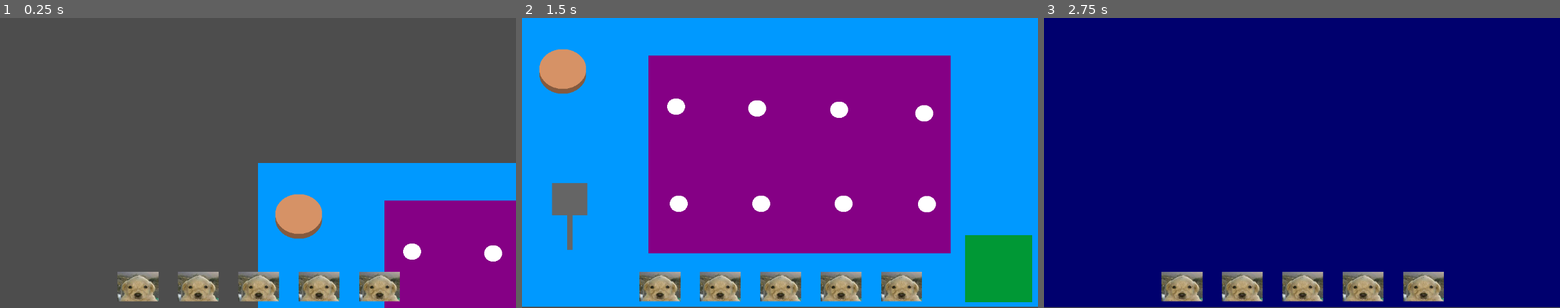
Above: before the commit, frames 1-3 (left to right).
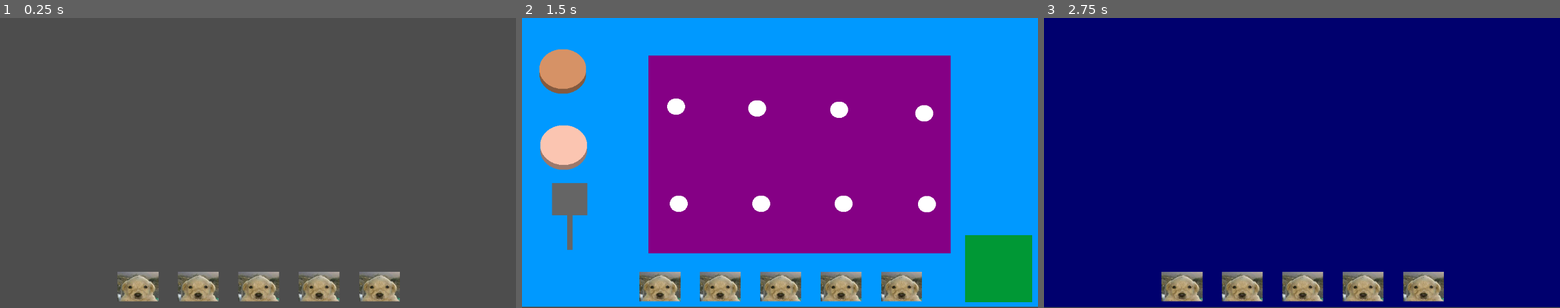
Above: after the commit, the same moments.

Repository: HannahKnisley/Bear-Denaria
Game: Godot game, scene res://Scenes/world_root.tscn
The game is run twice, just before and just after one commit, with the same random seed, the same clock (stepped at 60 frames per second) and the same inputs.
Inputs (mouse positions are in pixels of both pictures, inside the frame that each line leads up to):
- Up to frame 1 (0.25 s): no input
- Up to frame 2 (1.5 s): click (661, 287) at 0.5 s; click (718, 287) at 1.25 s
- Up to frame 3 (2.75 s): click (1302, 287) at 2 s

The runs differ from the first frame. In frame 1, 23% of the frame differs, in the area x 50-100%, y 50-100%; in frame 2, 1.2%; in frame 3, nothing differs.

Commit message:
fixing grill

Diff:
--- a/Scenes/GrillArea/beef_patty.tscn
+++ b/Scenes/GrillArea/beef_patty.tscn
@@ -10,7 +10,6 @@
 radius = 28.0179
 
 [node name="BeefPatty" type="RigidBody2D" groups=["patty"]]
-sleeping = true
 freeze = true
 freeze_mode = 1
 script = ExtResource("1_kgj8g")
--- /dev/null
+++ b/Scenes/GrillArea/chicken_patty.tscn
@@ -0,0 +1,34 @@
+[gd_scene load_steps=5 format=3 uid="uid://d16qytf4rw7hu"]
+
+[ext_resource type="Script" path="res://Scripts/grillArea/beef_patty.gd" id="1_suist"]
+
+[sub_resource type="SphereMesh" id="SphereMesh_ehwye"]
+
+[sub_resource type="SphereMesh" id="SphereMesh_6c55f"]
+
+[sub_resource type="CircleShape2D" id="CircleShape2D_arlu3"]
+radius = 28.0179
+
+[node name="chicken_patty" type="RigidBody2D" groups=["patty"]]
+freeze = true
+freeze_mode = 1
+script = ExtResource("1_suist")
+
+[node name="MeshInstance2D2" type="MeshInstance2D" parent="."]
+modulate = Color(0.984314, 0.772549, 0.694118, 1)
+self_modulate = Color(0.615686, 0.615686, 0.615686, 1)
+rotation = -3.14159
+scale = Vector2(104.949, -89)
+mesh = SubResource("SphereMesh_ehwye")
+
+[node name="MeshInstance2D" type="MeshInstance2D" parent="MeshInstance2D2"]
+position = Vector2(9.16303e-09, -0.123596)
+mesh = SubResource("SphereMesh_6c55f")
+
+[node name="collision" type="CollisionShape2D" parent="."]
+position = Vector2(0, -11)
+shape = SubResource("CircleShape2D_arlu3")
+
+[node name="cookTimer" type="Timer" parent="."]
+
+[connection signal="timeout" from="cookTimer" to="." method="_on_cook_timer_timeout"]
--- /dev/null
+++ b/Scenes/GrillArea/chicken_patty_spawner.tscn
@@ -0,0 +1,23 @@
+[gd_scene load_steps=5 format=3 uid="uid://cll14i0d7ol1g"]
+
+[ext_resource type="Script" path="res://Scripts/grillArea/chicken_patty_spawner.gd" id="1_p0yrb"]
+[ext_resource type="PackedScene" uid="uid://d16qytf4rw7hu" path="res://Scenes/GrillArea/chicken_patty.tscn" id="2_juvl6"]
+
+[sub_resource type="CircleShape2D" id="CircleShape2D_ogfqb"]
+
+[sub_resource type="SphereMesh" id="SphereMesh_omsil"]
+
+[node name="chickenPattySpawner" type="Area2D"]
+script = ExtResource("1_p0yrb")
+patty = ExtResource("2_juvl6")
+
+[node name="CollisionShape2D" type="CollisionShape2D" parent="."]
+scale = Vector2(3, 3)
+shape = SubResource("CircleShape2D_ogfqb")
+
+[node name="MeshInstance2D" type="MeshInstance2D" parent="."]
+scale = Vector2(50, 50)
+mesh = SubResource("SphereMesh_omsil")
+
+[connection signal="body_entered" from="." to="." method="_on_body_entered"]
+[connection signal="body_exited" from="." to="." method="_on_body_exited"]
--- a/Scenes/GrillArea/grill_area.tscn
+++ b/Scenes/GrillArea/grill_area.tscn
@@ -1,9 +1,10 @@
-[gd_scene load_steps=6 format=3 uid="uid://6v3p1p6eibu0"]
+[gd_scene load_steps=7 format=3 uid="uid://6v3p1p6eibu0"]
 
 [ext_resource type="PackedScene" uid="uid://c16cne033c4of" path="res://Scenes/GrillArea/patty_spawner.tscn" id="2_7hck8"]
 [ext_resource type="PackedScene" uid="uid://cocyyg8ps4hq5" path="res://Scenes/GrillArea/cooktop.tscn" id="2_wnctg"]
 [ext_resource type="PackedScene" uid="uid://cyic7t5yfpo8n" path="res://Scenes/GrillArea/spatula.tscn" id="3_upwfe"]
 [ext_resource type="PackedScene" uid="uid://b8hns1ngiicnc" path="res://Scenes/GrillArea/grill_to_build.tscn" id="4_x3esj"]
+[ext_resource type="PackedScene" uid="uid://cll14i0d7ol1g" path="res://Scenes/GrillArea/chicken_patty_spawner.tscn" id="5_cpdi6"]
 
 [sub_resource type="BoxMesh" id="BoxMesh_ha7ct"]
 
@@ -33,6 +34,9 @@
 [node name="pattySpawner" parent="." instance=ExtResource("2_7hck8")]
 position = Vector2(91, 125)
 
+[node name="chickenPattySpawner" parent="." instance=ExtResource("5_cpdi6")]
+position = Vector2(93, 295)
+
 [node name="spatulaAbove" type="Node2D" parent="."]
 position = Vector2(107, 405)
 
--- a/Scenes/buildArea/build_area.tscn
+++ b/Scenes/buildArea/build_area.tscn
@@ -1,4 +1,6 @@
-[gd_scene format=3 uid="uid://bbv7j14qeefkv"]
+[gd_scene load_steps=2 format=3 uid="uid://bbv7j14qeefkv"]
+
+[ext_resource type="Script" path="res://Scripts/buildArea/pattyContainer.gd" id="1_jn5iw"]
 
 [node name="build_area" type="Node2D"]
 
@@ -9,3 +11,7 @@
 metadata/_edit_use_anchors_ = true
 
 [node name="pattyContainer" type="Node2D" parent="."]
+position = Vector2(107, 552)
+script = ExtResource("1_jn5iw")
+
+[connection signal="child_entered_tree" from="pattyContainer" to="pattyContainer" method="_on_child_entered_tree"]
--- a/Scenes/world_root.tscn
+++ b/Scenes/world_root.tscn
@@ -7,12 +7,15 @@
 [node name="WorldRoot" type="Node2D"]
 
 [node name="Camera" type="Camera2D" parent="."]
+position = Vector2(2, 4)
 
 [node name="GrillArea" parent="." instance=ExtResource("1_v3hge")]
+position = Vector2(2872, -6)
 
 [node name="CanvasLayer" type="CanvasLayer" parent="."]
 
 [node name="sceneChangeButtons" parent="CanvasLayer" instance=ExtResource("1_f11s7")]
+metadata/_edit_use_anchors_ = true
 
 [node name="build_area" parent="." instance=ExtResource("3_57xvk")]
-position = Vector2(1287, -2)
+position = Vector2(4227, -1)
--- /dev/null
+++ b/Scripts/buildArea/pattyContainer.gd
@@ -0,0 +1,18 @@
+extends Node2D
+
+
+# Called when the node enters the scene tree for the first time.
+func _ready():
+	pass # Replace with function body.
+
+
+# Called every frame. 'delta' is the elapsed time since the previous frame.
+func _process(delta):
+	pass
+
+
+func _on_child_entered_tree(node):
+	print("collected")
+	node.setSnap(self.global_position)
+	node.visible = false
+	self.get_child(0).visible = true
--- a/Scripts/grillArea/beef_patty.gd
+++ b/Scripts/grillArea/beef_patty.gd
@@ -49,7 +49,7 @@
 	return moveVec
 
 func burgerToMouse():
-	var targetoPos = get_viewport().get_mouse_position()
+	var targetoPos = get_global_mouse_position()
 	var myPos = self.global_position
 	var moveVec = targetoPos-myPos
 	return moveVec
@@ -59,10 +59,14 @@
 	onGrill = true
 	$cookTimer.start()
 
+func setSnap(pos):
+	snapPos = pos
+
 func checkMouse():
-	var mousePos = get_viewport().get_mouse_position()
-	if mousePos.x > self.global_position.x-60 and mousePos.x<self.global_position.x+60:
-		if mousePos.y > self.global_position.y-60 and mousePos.y<self.global_position.x+60:
+	var mousePos = get_global_mouse_position()
+	var myPos = self.global_position
+	if mousePos.x > myPos.x-60 and mousePos.x<myPos.x+60:
+		if mousePos.y > myPos.y-60 and mousePos.y<myPos.y+60:
 			mouseCollide = true
 	else:
 		mouseCollide = false
@@ -99,5 +103,5 @@
 
 
 func sendToBuild():
-	$cookTimer.start()
-	self.translate(Vector2(0,100))
+	onGrill = false
+	$cookTimer.stop()
--- /dev/null
+++ b/Scripts/grillArea/chicken_patty_spawner.gd
@@ -0,0 +1,37 @@
+extends Area2D
+
+@export var patty: PackedScene
+
+var canSpawn = false
+
+# Called when the node enters the scene tree for the first time.
+func _ready():
+	spawn_patty()
+
+
+# Called every frame. 'delta' is the elapsed time since the previous frame.
+func _process(delta):
+	if Input.is_action_just_released("mouseClick"):
+		await get_tree().create_timer(0.1).timeout
+		if canSpawn:
+			spawn_patty()
+
+
+
+func spawn_patty():
+	var newPatty = patty.instantiate()
+	self.add_child(newPatty)
+	newPatty.global_position = self.global_position
+
+
+
+
+
+func _on_body_entered(body):
+	if body.is_in_group("patty"):
+		canSpawn = false
+
+
+func _on_body_exited(body):
+	if body.is_in_group("patty"):
+		canSpawn = true
--- a/Scripts/grillArea/cooktop.gd
+++ b/Scripts/grillArea/cooktop.gd
@@ -2,7 +2,8 @@
 
 
 var canHoldPatty = true
-var heldPatty
+var collidingPatty = false
+var heldPatty = null
 
 # Called when the node enters the scene tree for the first time.
 func _ready():
@@ -11,17 +12,23 @@
 
 # Called every frame. 'delta' is the elapsed time since the previous frame.
 func _process(delta):
-	pass
+	if Input.is_action_just_released("mouseClick"):
+		if canHoldPatty and collidingPatty:
+			print("meowmeow")
+			heldPatty.snapToGrill(self.global_position)
+			canHoldPatty = false
+
+
 
 
 
 
 
 func _on_body_entered(body):
-	if canHoldPatty and body.is_in_group("patty"):
-		canHoldPatty = false
-		body.snapToGrill(self.global_position)
+	if body.is_in_group("patty") and canHoldPatty:
+		print("enter")
 		heldPatty = body
+		collidingPatty = true
 
 
 
@@ -29,4 +36,6 @@
 
 func _on_body_exited(body):
 	if body == heldPatty:
+		print("exit")
 		canHoldPatty = true
+		collidingPatty = false
--- a/Scripts/grillArea/spatula.gd
+++ b/Scripts/grillArea/spatula.gd
@@ -16,7 +16,7 @@
 # Called every frame. 'delta' is the elapsed time since the previous frame.
 func _process(delta):
 	if Input.is_action_pressed("mouseClick") and mouseIn:
-		self.global_position = get_viewport().get_mouse_position()
+		self.global_position = get_global_mouse_position()
 	if Input.is_action_just_released("mouseClick"):
 		if onPatty:
 			self.global_position = myPatty.global_position
--- a/Scripts/grill_to_build.gd
+++ b/Scripts/grill_to_build.gd
@@ -16,7 +16,7 @@
 func _process(delta):
 	if Input.is_action_just_released("mouseClick"):
 		if pattyIn:
-			myPatty.snapToGrill(self.global_position)
+			myPatty.setSnap(self.global_position)
 			self.add_child(myPatty)
 			sliding = true
 
@@ -41,13 +41,15 @@
 		myPatty.global_position = self.global_position
 	else:
 		out = false
+		myPatty.sendToBuild()
+		myPatty.reparent($/root/WorldRoot/build_area/pattyContainer)
 
 
-
-	if self.global_position > (defaultPos-Vector2(0,5)) and !out:
+	if self.global_position > (defaultPos+Vector2(7,0)) and !out:
 		self.translate((defaultPos-self.global_position)*delta*10)
 	elif !out:
 		self.set_collision_mask_value(1, true)
 		self.set_collision_mask_value(2, false)
 		out = true
 		sliding = false
+		print("meow")
--- a/project.godot
+++ b/project.godot
@@ -22,7 +22,6 @@
 [display]
 
 window/stretch/mode="viewport"
-window/stretch/aspect="expand"
 
 [input]
 
